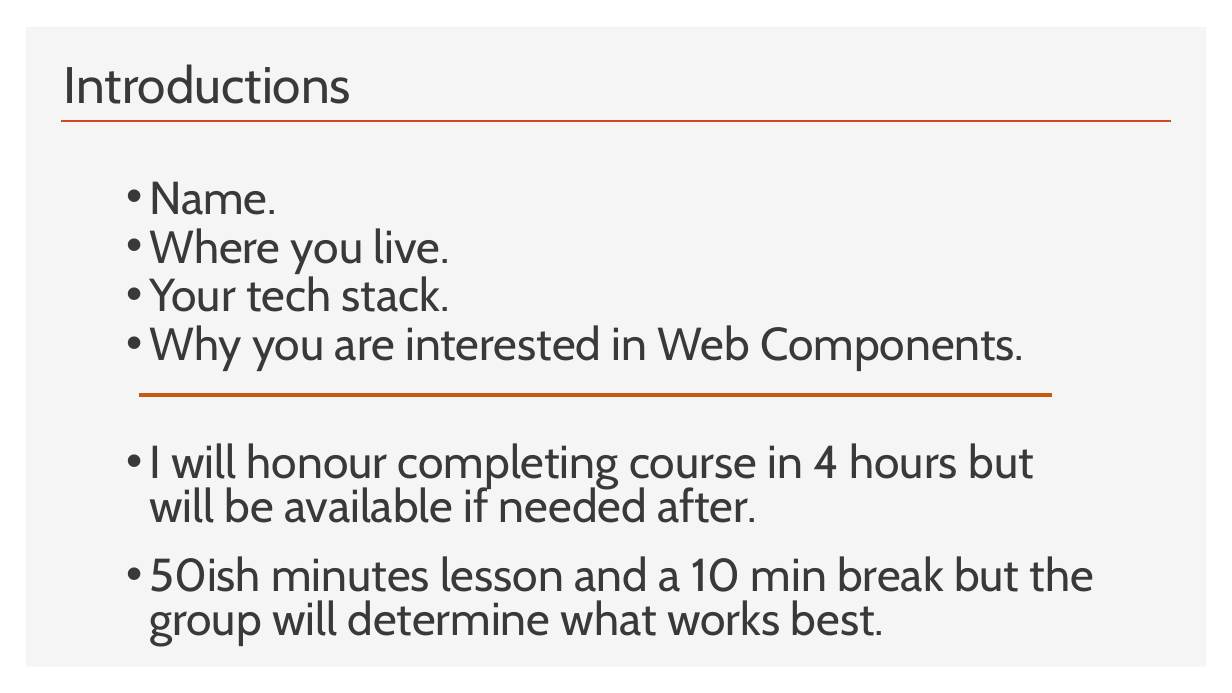
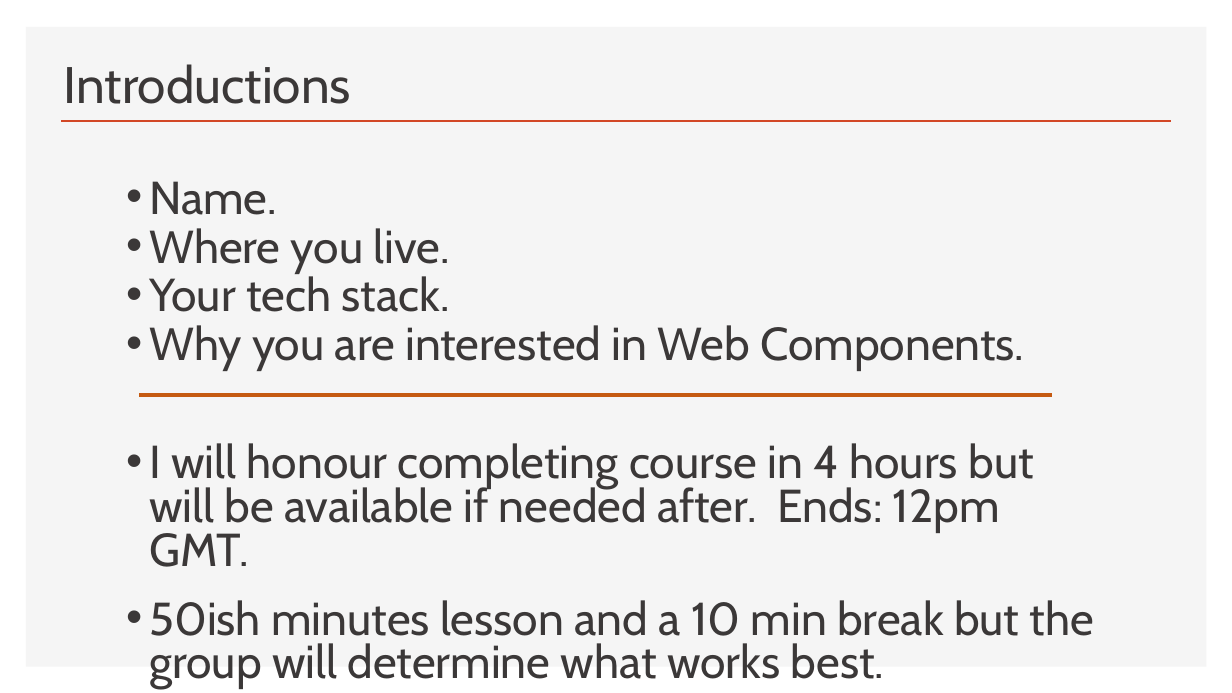
Before and after one commit to Python-Test-Engineer/web-components-v1, a slide deck: slide 3 of SLIDES/ndc-web-components.pptx (slide 2 before the commit). Drawn at 1232x693 pixels with LibreOffice and Linux fonts; fonts in the diff are those of the drawing. Boxes give left, top, right and bottom in pixels: in the first picture for what was removed or moved away, otherwise in the second. Text is boxed around its words. In the diff, an @@ line names an element or a change of style, - is before the commit and + after.

```diff
--- a/SLIDES/ndc-web-components.pptx
+++ b/SLIDES/ndc-web-components.pptx
@@ text at (x1=149, y1=443, x2=1033, y2=567): text changed @@
-  • I will honour completing course in 4 hours but will be available if needed after.
+  • I will honour completing course in 4 hours but will be available if needed after. Ends: 12pm GMT.
```
Also in this commit, not shown: 2 other slides changed, 2 other files.
